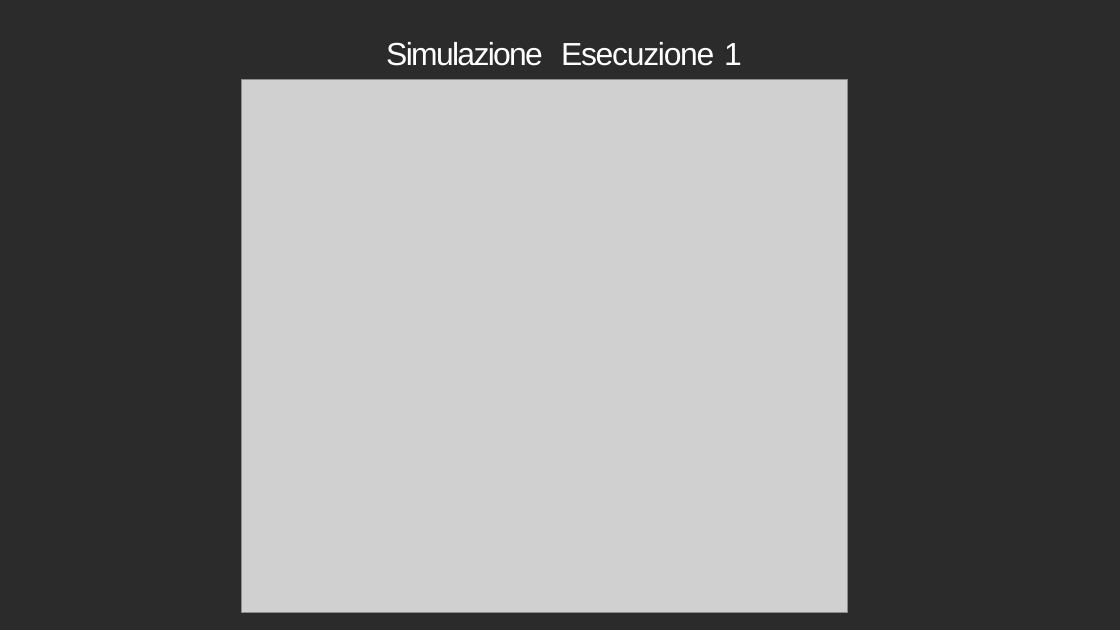
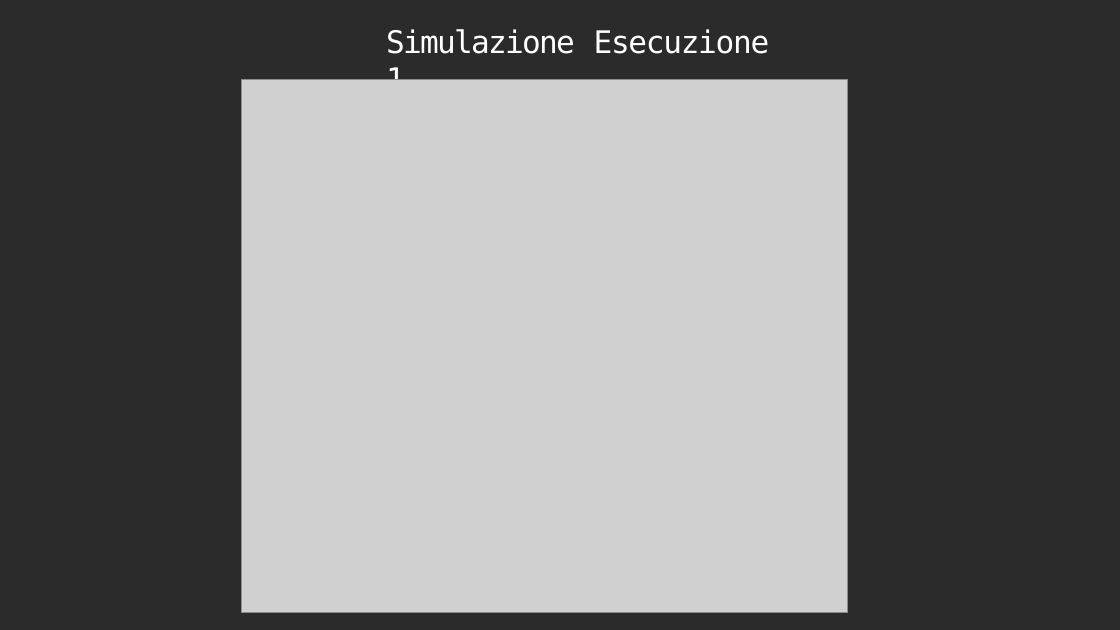
Before and after one commit to securityresearchlab/Cybersecurity-projects-2024, a slide deck: slide 5 of presentazione/PresentazioneSbom_Consegnata.pptx. Drawn at 1120x630 pixels with LibreOffice and Linux fonts; fonts in the diff are those of the drawing; grey boxes stand for pictures; background and template pictures are left out; a plain dark background stands for a picture behind light text. Boxes give left, top, right and bottom in pixels: in the first picture for what was removed or moved away, otherwise in the second. Text is boxed around its words. In the diff, an @@ line names an element or a change of style, - is before the commit and + after.

```diff
--- a/presentazione/PresentazioneSbom_Consegnata.pptx
+++ b/presentazione/PresentazioneSbom_Consegnata.pptx
@@ title "Simulazione Esecuzione 1": place and size @@
-title "Simulazione Esecuzione 1" at <box>386,42,742,66</box>
+title "Simulazione Esecuzione 1" at <box>386,29,770,80</box>
@@ title "Simulazione Esecuzione 1" at <box>386,29,770,80</box>: size 41 to 40 pt, font Arial to DejaVu Sans Mono @@
```
Also in this commit, not shown: 13 other slides changed, 1 slide added, 1 other file.
